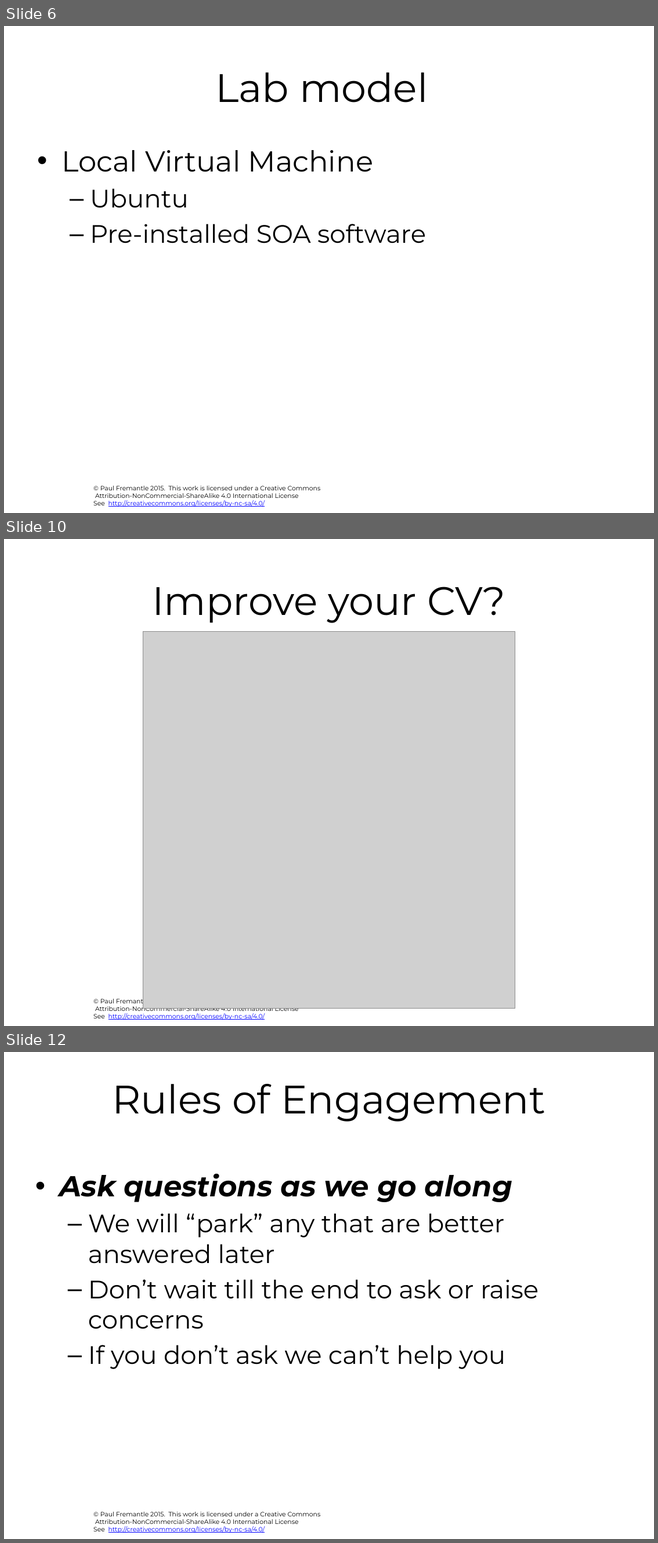
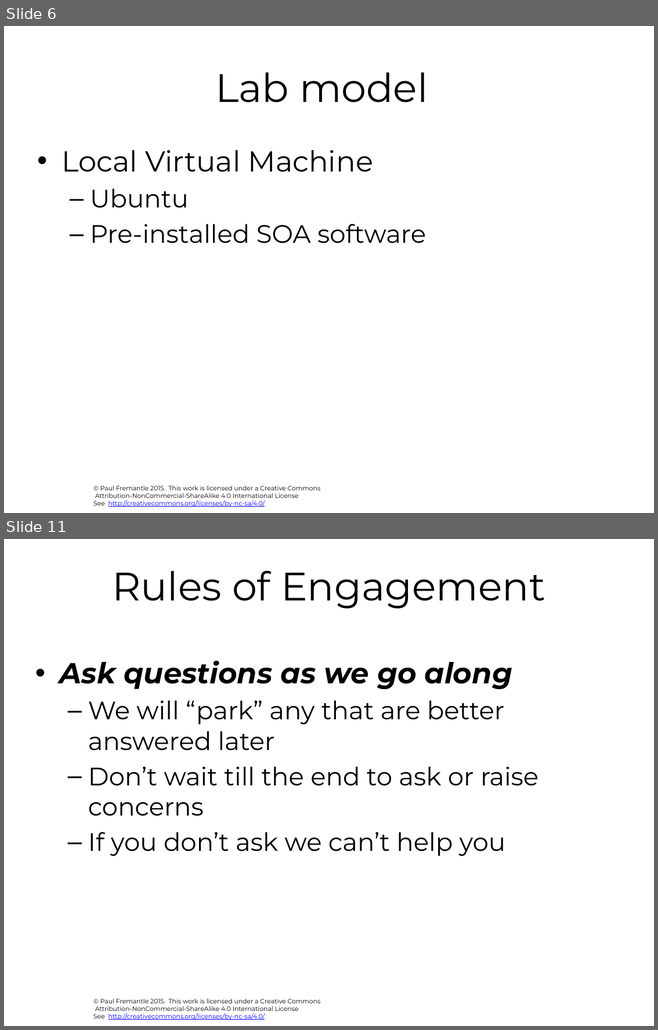
Before and after one commit to pzfreo/ox-soa, a slide deck: presentation-source/00-intro.pptx. Shown one above the other, each under a label of ours: slides 6, 10 and 12 before the commit, slides 6 and 11 after it; the slides between them are not shown. The pictures are 658x1543 and 658x1030 pixels, drawn with LibreOffice and Linux fonts; fonts in the diff are those of the drawing; grey boxes stand for pictures; background and template pictures are left out. Boxes give left, top, right and bottom in pixels: in the first picture for what was removed or moved away, otherwise in the second. Text is boxed around its words. In the diff, an @@ line names an element or a change of style, - is before the commit and + after.

```diff
--- a/presentation-source/00-intro.pptx
+++ b/presentation-source/00-intro.pptx
@@ slide 10 removed at [4, 539, 654, 1026], background #FFFFFF; not listed: 1 template element that a slide beside it also shows @@
@@ title removed at [152, 587, 505, 623] @@
-Improve your CV?
@@ picture removed at [143, 631, 514, 1009] @@
@@ what was slide 12 is now slide 11 @@
```
Also in this commit, not shown: 3 slides changed, 3 slides added, 2 other slides removed, 6 other files.
